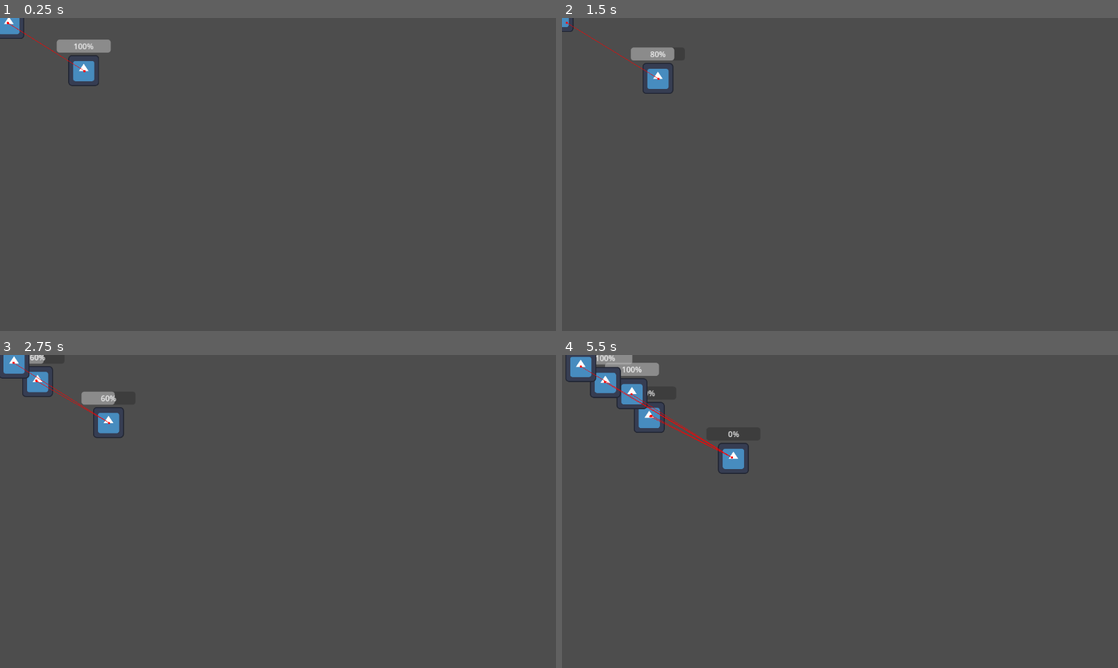
Above: before the commit, frames 1-4 (two rows, left to right).
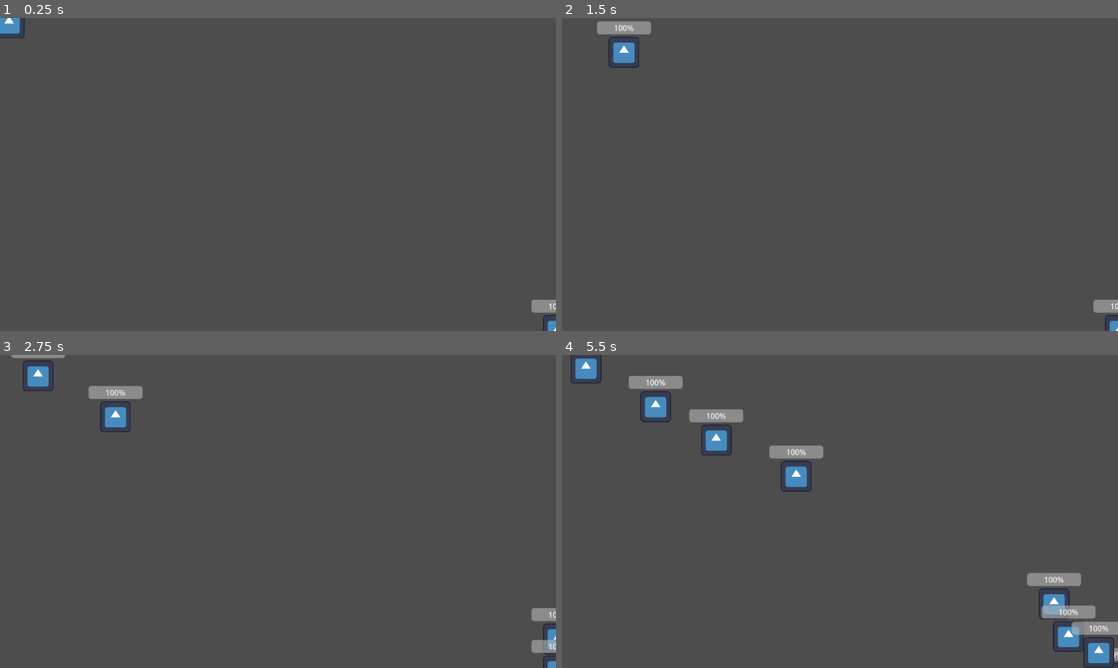
Above: after the commit, the same moments.

Repository: geekazodium/project-skeleton
Game: Godot game, scene res://scenes/game_scene.tscn
Two runs of this game, one before a commit and one after it. Both use one fixed random seed, a clock stepped at 60 frames per second and the inputs below. The engine's default icon, where the game draws it, is replaced by a stand-in: a white triangle on a blue panel in a dark square.
Inputs:
- Up to frame 1 (0.25 s): no input
- Up to frame 2 (1.5 s): no input
- Up to frame 3 (2.75 s): no input
- Up to frame 4 (5.5 s): no input

The runs differ from the first frame. In frame 1, 1.1% of the frame differs, in the area x 0-100%, y 0-100%; in frame 2, 1.7%; in frame 3, 2.1%; in frame 4, 6.1%.

Commit message:
Implemented Death and Enemy Spawning

Diff:
--- a/scenes/entities/enemy.tscn
+++ b/scenes/entities/enemy.tscn
@@ -1,7 +1,8 @@
-[gd_scene load_steps=12 format=3 uid="uid://dubqfll6wt3er"]
+[gd_scene load_steps=13 format=3 uid="uid://dubqfll6wt3er"]
 
 [ext_resource type="Script" path="res://scripts/entities/entity.gd" id="1_t1ggi"]
 [ext_resource type="Script" path="res://scripts/health/health_tracker.gd" id="2_phvhl"]
+[ext_resource type="Script" path="res://scripts/entities/delete_on_death.gd" id="3_jn5bd"]
 [ext_resource type="Texture2D" uid="uid://onhpoqcmxp7r" path="res://icon.svg" id="3_s2mat"]
 [ext_resource type="Script" path="res://scripts/entities/state_machine/target_tracker.gd" id="4_fvfve"]
 [ext_resource type="Script" path="res://scripts/entities/state_machine/state_machine.gd" id="5_tlqte"]
@@ -25,10 +26,12 @@
 move_speed = 100.0
 
 [node name="NavigationAgent2D" type="NavigationAgent2D" parent="."]
-debug_enabled = true
 
 [node name="HealthTracker" type="Node" parent="."]
 script = ExtResource("2_phvhl")
+
+[node name="DeleteOnDeath" type="Node" parent="."]
+script = ExtResource("3_jn5bd")
 
 [node name="ProgressBar" type="ProgressBar" parent="."]
 anchors_preset = 8
@@ -44,7 +47,7 @@
 grow_vertical = 2
 max_value = 10.0
 
-[node name="Minion" type="Sprite2D" parent="."]
+[node name="Enemy" type="Sprite2D" parent="."]
 scale = Vector2(0.5, 0.5)
 texture = ExtResource("3_s2mat")
 
@@ -80,6 +83,7 @@
 target_tracker = NodePath("../../TargetTracker")
 character_body = NodePath("../..")
 nav_agent = NodePath("../../NavigationAgent2D")
+target_lost_state = "FindTarget"
 attack_area = NodePath("AttackArea")
 
 [node name="AttackArea" type="Area2D" parent="StateMachine/TrackTargetState"]
@@ -91,4 +95,5 @@
 shape = SubResource("CircleShape2D_l7rto")
 
 [connection signal="health_changed" from="HealthTracker" to="ProgressBar" method="set_value"]
+[connection signal="health_changed" from="HealthTracker" to="DeleteOnDeath" method="_on_health_change"]
 [connection signal="body_entered" from="StateMachine/FindTargetState/Area2D" to="StateMachine/FindTargetState" method="_on_body_enter_detection"]
--- a/scenes/entities/minion.tscn
+++ b/scenes/entities/minion.tscn
@@ -1,8 +1,9 @@
-[gd_scene load_steps=12 format=3 uid="uid://krh4wqhn34oi"]
+[gd_scene load_steps=13 format=3 uid="uid://krh4wqhn34oi"]
 
 [ext_resource type="Script" path="res://scripts/entities/entity.gd" id="1_fk853"]
 [ext_resource type="Texture2D" uid="uid://onhpoqcmxp7r" path="res://icon.svg" id="1_r8ng3"]
 [ext_resource type="Script" path="res://scripts/health/health_tracker.gd" id="2_sfkwh"]
+[ext_resource type="Script" path="res://scripts/entities/delete_on_death.gd" id="3_x2c8f"]
 [ext_resource type="Script" path="res://scripts/entities/state_machine/state_machine.gd" id="4_5a6uh"]
 [ext_resource type="Script" path="res://scripts/entities/state_machine/target_tracker.gd" id="5_ktk4i"]
 [ext_resource type="Script" path="res://scripts/entities/state_machine/find_target_state.gd" id="6_3i4x2"]
@@ -25,10 +26,12 @@
 move_speed = 100.0
 
 [node name="NavigationAgent2D" type="NavigationAgent2D" parent="."]
-debug_enabled = true
 
 [node name="HealthTracker" type="Node" parent="."]
 script = ExtResource("2_sfkwh")
+
+[node name="DeleteOnDeath" type="Node" parent="."]
+script = ExtResource("3_x2c8f")
 
 [node name="ProgressBar" type="ProgressBar" parent="."]
 anchors_preset = 8
@@ -80,6 +83,7 @@
 target_tracker = NodePath("../../TargetTracker")
 character_body = NodePath("../..")
 nav_agent = NodePath("../../NavigationAgent2D")
+target_lost_state = "FindTarget"
 attack_area = NodePath("AttackArea")
 
 [node name="AttackArea" type="Area2D" parent="StateMachine/TrackTargetState"]
@@ -91,4 +95,5 @@
 shape = SubResource("CircleShape2D_ehyuf")
 
 [connection signal="health_changed" from="HealthTracker" to="ProgressBar" method="set_value"]
+[connection signal="health_changed" from="HealthTracker" to="DeleteOnDeath" method="_on_health_change"]
 [connection signal="body_entered" from="StateMachine/FindTargetState/Area2D" to="StateMachine/FindTargetState" method="_on_body_enter_detection"]
--- a/scenes/game_scene.tscn
+++ b/scenes/game_scene.tscn
@@ -12,9 +12,6 @@
 
 [node name="GameScene" type="Node2D"]
 
-[node name="Minion" parent="." instance=ExtResource("1_4bfgp")]
-position = Vector2(192, 120)
-
 [node name="NavigationRegion2D" type="NavigationRegion2D" parent="."]
 visible = false
 navigation_polygon = SubResource("NavigationPolygon_fcdfl")
@@ -26,3 +23,8 @@
 spawn_scene = ExtResource("3_3rgyx")
 
 [node name="MinionSpawner" type="Node2D" parent="."]
+position = Vector2(1157, 647)
+script = ExtResource("2_qdphv")
+spawn_interval_min = 1.4
+spawn_interval_max = 1.8
+spawn_scene = ExtResource("1_4bfgp")
--- /dev/null
+++ b/scripts/entities/delete_on_death.gd
@@ -0,0 +1,15 @@
+extends Node
+
+
+# Called when the node enters the scene tree for the first time.
+func _ready() -> void:
+	pass # Replace with function body.
+
+
+# Called every frame. 'delta' is the elapsed time since the previous frame.
+func _process(delta: float) -> void:
+	pass
+
+func _on_health_change(current: float):
+	if current <= 0.:
+		self.get_parent().queue_free();
--- a/scripts/entities/entity.gd
+++ b/scripts/entities/entity.gd
@@ -2,12 +2,14 @@
 class_name EntityBody
 
 @export var move_speed: float = 10;
+@export var friction: float = 9;
 
 var stun_timer: float = 0;
 
 # Called every frame. 'delta' is the elapsed time since the previous frame.
 func _physics_process(delta: float) -> void:
 	self.move_and_slide();
+	self.velocity -= self.velocity * friction * delta;
 	if stun_timer > 0.:
 		self.stun_timer -= delta;
 
--- a/scripts/entities/state_machine/state_machine.gd
+++ b/scripts/entities/state_machine/state_machine.gd
@@ -10,7 +10,6 @@
 		var state: Node = get_node(states.get(k));
 		state.set_process(false);
 		state.set_physics_process(false);
-
 
 # Called every frame. 'delta' is the elapsed time since the previous frame.
 func _physics_process(delta: float) -> void:
--- a/scripts/entities/state_machine/track_target_state.gd
+++ b/scripts/entities/state_machine/track_target_state.gd
@@ -1,8 +1,9 @@
 extends Node2D
 
-@export var target_tracker: Node = null;
+@export var target_tracker: TargetTracker = null;
 @export var character_body: EntityBody = null;
 @export var nav_agent: NavigationAgent2D = null;
+@export var target_lost_state: String = "";
 
 @export var attack_area: AttackArea = null;
 
@@ -16,6 +17,9 @@
 
 # Called every frame. 'delta' is the elapsed time since the previous frame.
 func _physics_process(delta: float) -> void:
+	if !self.target_tracker.has_target():
+		StateMachine.switch_state(self, target_lost_state);
+		return;
 	var target = target_tracker.get_target();
 	character_body.move_in_direction(self.get_nav_dir(target.global_position));
 	attack_area.process_hits();
Not shown, added: export_presets.cfg
